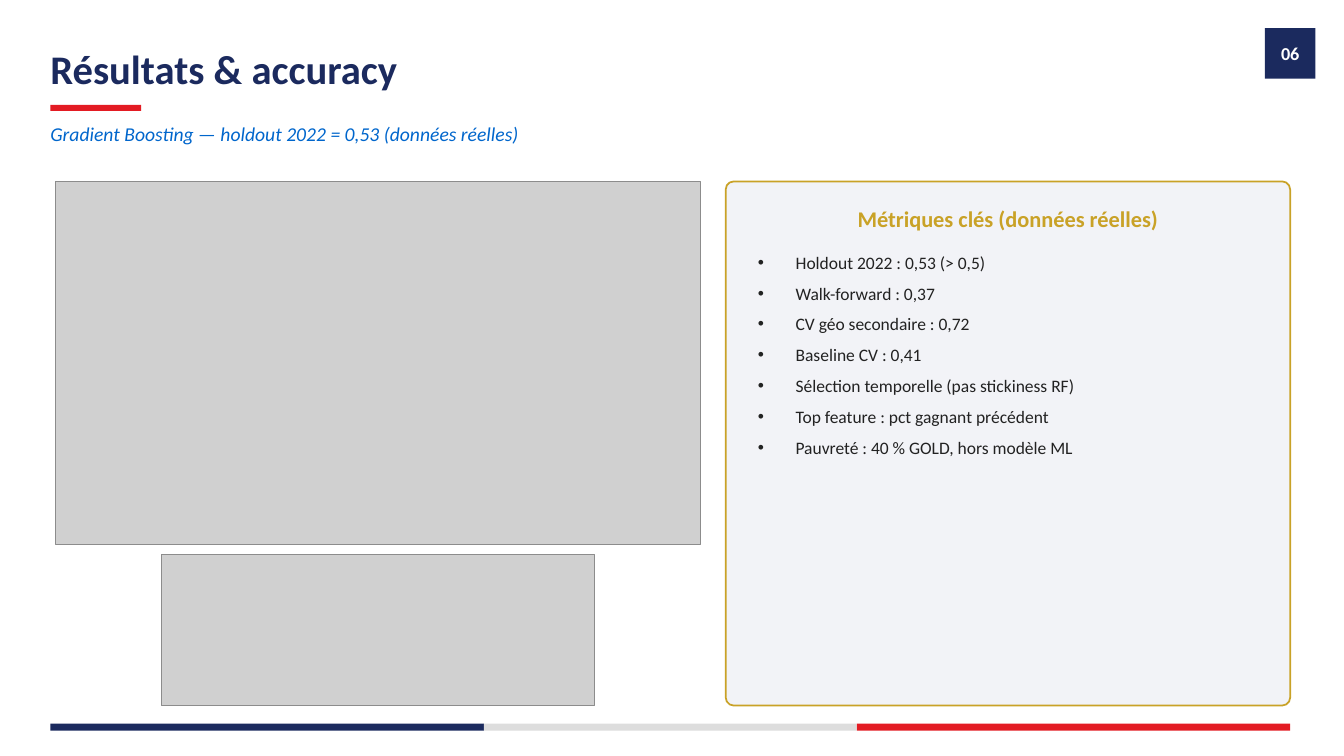
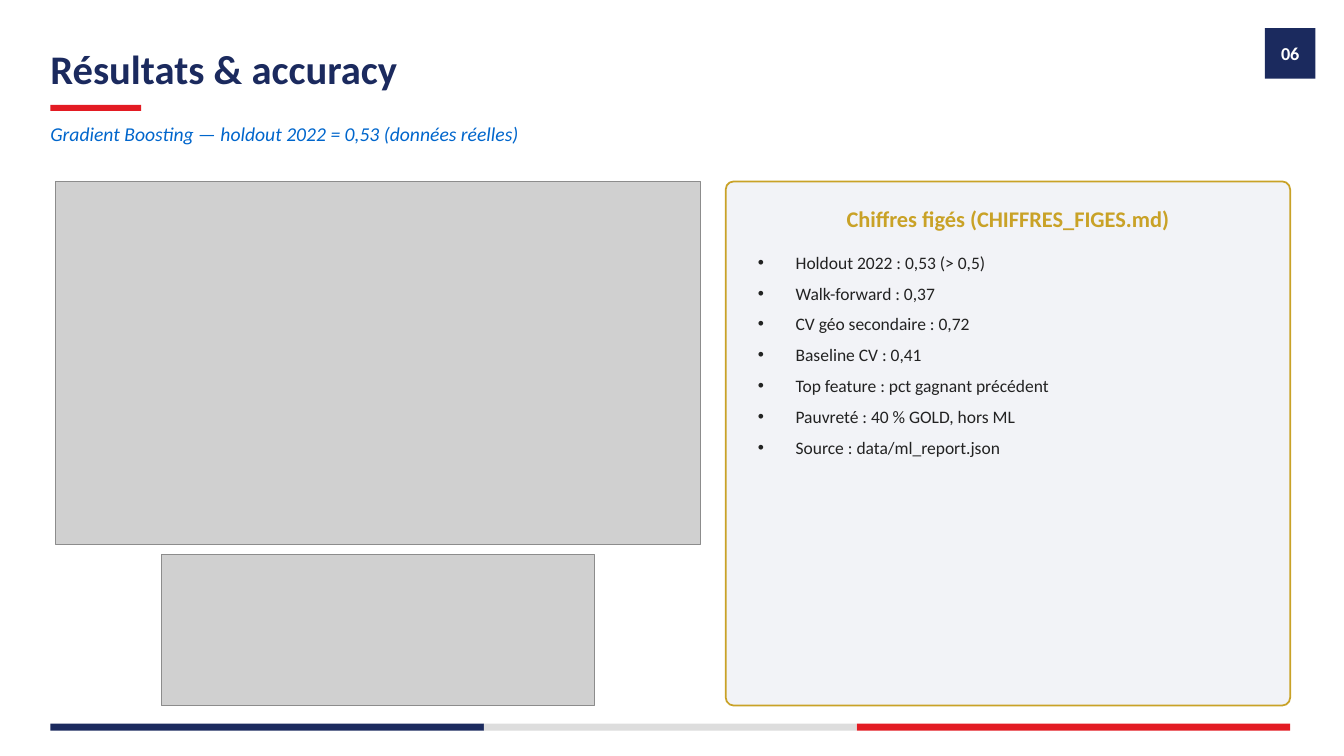
Before and after one commit to guilafont1/mspr-rattrapage, a slide deck: slide 9 of docs/livrables/Support_soutenance_POC_ElectioAnalytics.pptx (slide 8 before the commit). Drawn at 1344x756 pixels with LibreOffice and Linux fonts; fonts in the diff are those of the drawing; grey boxes stand for pictures. Boxes give left, top, right and bottom in pixels: in the first picture for what was removed or moved away, otherwise in the second. Text is boxed around its words. In the diff, an @@ line names an element or a change of style, - is before the commit and + after.

Commit message:
Update Makefile and documentation to integrate DQM suite and enhance project structure. Replace 'gx' with 'dqm' for data quality checks, add new targets for report generation and deck creation, and update README and other documentation to reflect these changes. Adjusted accuracy metrics and clarified data sources in various documents.

```diff
--- a/docs/livrables/Support_soutenance_POC_ElectioAnalytics.pptx
+++ b/docs/livrables/Support_soutenance_POC_ElectioAnalytics.pptx
@@ text at <box>847,210,1169,231</box>: text changed @@
-Métriques clés (données réelles)
+Chiffres figés (CHIFFRES_FIGES.md)
@@ text at <box>796,379,1074,395</box>: paragraph removed @@
-• Sélection temporelle (pas stickiness RF)
@@ text at <box>796,411,1015,457</box>: text changed @@
-• Pauvreté : 40 % GOLD, hors modèle ML
+• Pauvreté : 40 % GOLD, hors ML
+• Source : data/ml_report.json
```
Also in this commit, not shown: 11 other slides changed, 3 slides added, 26 other files.
